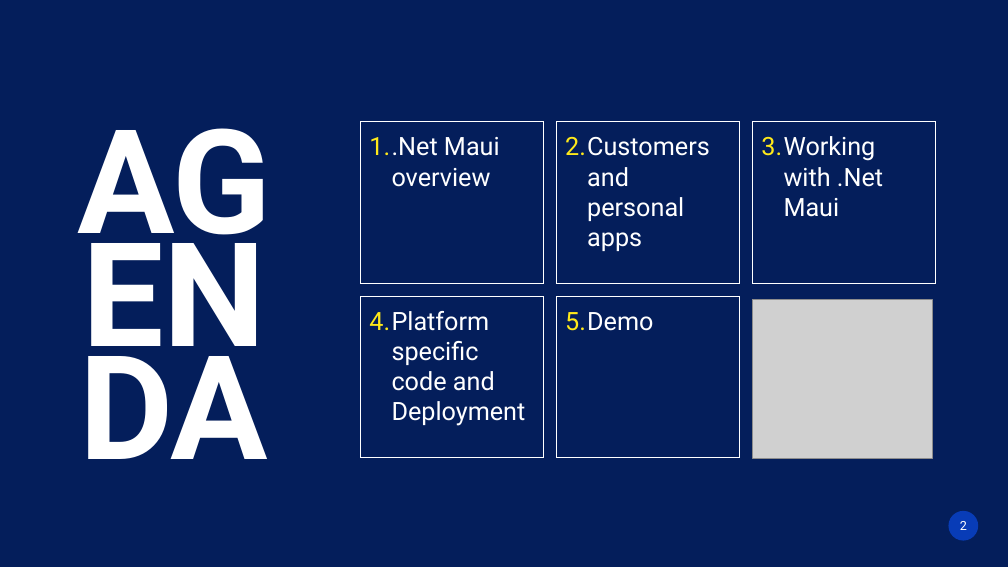
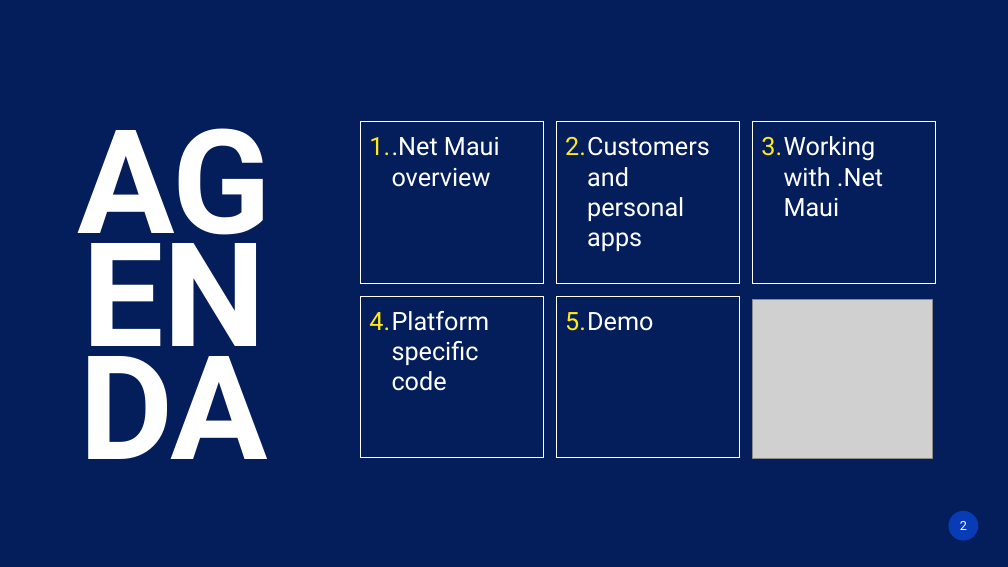
Before and after one commit to DeveloperTales/atmosera-lunchandlearn-2024-maui, a slide deck: slide 2 of presentation.pptx. Drawn at 1008x567 pixels with LibreOffice and Linux fonts; fonts in the diff are those of the drawing; grey boxes stand for pictures; background and template pictures are left out. Boxes give left, top, right and bottom in pixels: in the first picture for what was removed or moved away, otherwise in the second. Text is boxed around its words. In the diff, an @@ line names an element or a change of style, - is before the commit and + after.

```diff
--- a/presentation.pptx
+++ b/presentation.pptx
@@ text in rectangle at (369, 311, 489, 391): text changed @@
-4. Platform specific code and Deployment
+4. Platform specific code
```
Also in this commit, not shown: 3 other slides changed, 1 other file.
